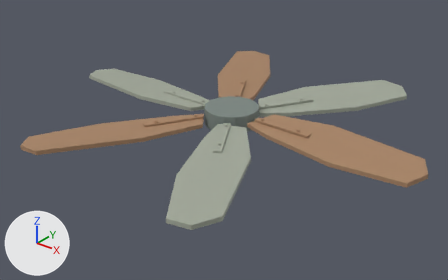
What one commit did to the FBX model Assets/Resources/CombatWarehouse/FanRotor.fbx.
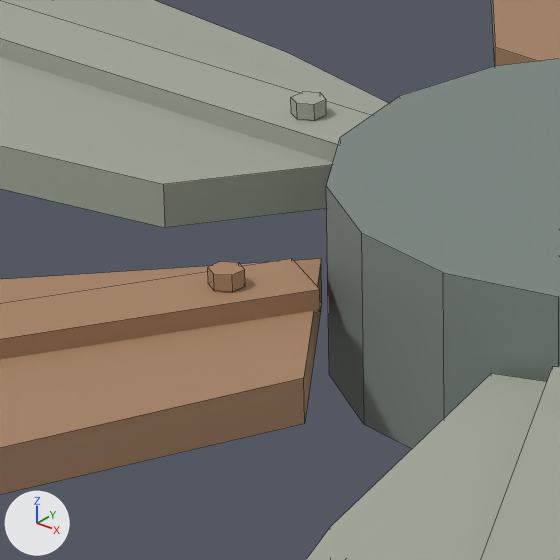
Old and new are each drawn whole from a 50 mm lens placed at (6.04, -7.76, 4.27), pointed at (0.02, -0.23, -0.39) and again close up on the part from 39% to 50% of the width and 33% to 50% of the height. Lighting does not change. The marker at lower left points along +X, +Y and +Z. The last two pictures show the newer version. The close-ups show mesh edges as thin lines. Where no turn or scale is listed for an object, it has been applied to the vertices.

The first close-up shows 'Blades__Rust', 'Blades__WornSteel', 'Hub__Steel'.
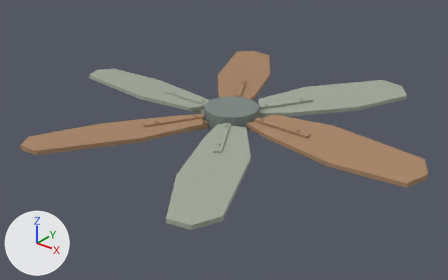
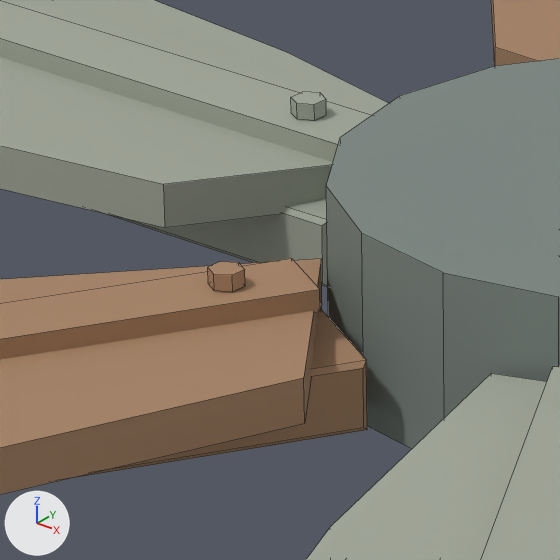
Diff of the bpy script that builds the scene:
```diff
--- a/Assets/Resources/CombatWarehouse/FanRotor.fbx.py
+++ b/Assets/Resources/CombatWarehouse/FanRotor.fbx.py
@@ me_fanrotor_blades__wornsteel @@
 # used by ob_blades__wornsteel; location = (0.0, 0.0, 0.0)
-me_fanrotor_blades__wornsteel.from_pydata(...)  # 144 vertices, 96 faces; spans x -3.5..1.99, y -3.08..3.03, z -0.08..0.1
+me_fanrotor_blades__wornsteel.from_pydata(...)  # 192 vertices, 138 faces; spans x -3.5..1.99, y -3.08..3.03, z -0.12..0.1
+# me_fanrotor_blades__wornsteel part 1: a new loose piece of 16 vertices spanning x -1.11..-0.49, y -0.15..0.15, z -0.12..-0.01, in mat_fair_wornsteel (grey #a2a899)
+# other edits to the shape of me_fanrotor_blades__wornsteel do not show in these pictures
 me_fanrotor_blades__wornsteel.materials.append(mat_fair_wornsteel)
@@ me_fanrotor_blades__rust @@
 # used by ob_blades__rust; location = (0.0, 0.0, 0.0)
-me_fanrotor_blades__rust.from_pydata(...)  # 144 vertices, 96 faces; spans x -1.99..3.5, y -3.03..3.08, z -0.08..0.1
+me_fanrotor_blades__rust.from_pydata(...)  # 192 vertices, 138 faces; spans x -1.99..3.5, y -3.03..3.08, z -0.12..0.1
+# me_fanrotor_blades__rust part 2: a new loose piece of 16 vertices spanning x -0.68..-0.12, y -1.03..-0.35, z -0.12..-0.01, in mat_fair_rust (brown #a88465)
+# other edits to the shape of me_fanrotor_blades__rust do not show in these pictures
 me_fanrotor_blades__rust.materials.append(mat_fair_rust)
```

Changed parts and their boxes [x1, y1, x2, y2] in the close-ups (560 x 560 px):
part 1 of me_fanrotor_blades__wornsteel, added: after [103, 198, 328, 287]
part 2 of me_fanrotor_blades__rust, added (brown): after [73, 309, 367, 478]
